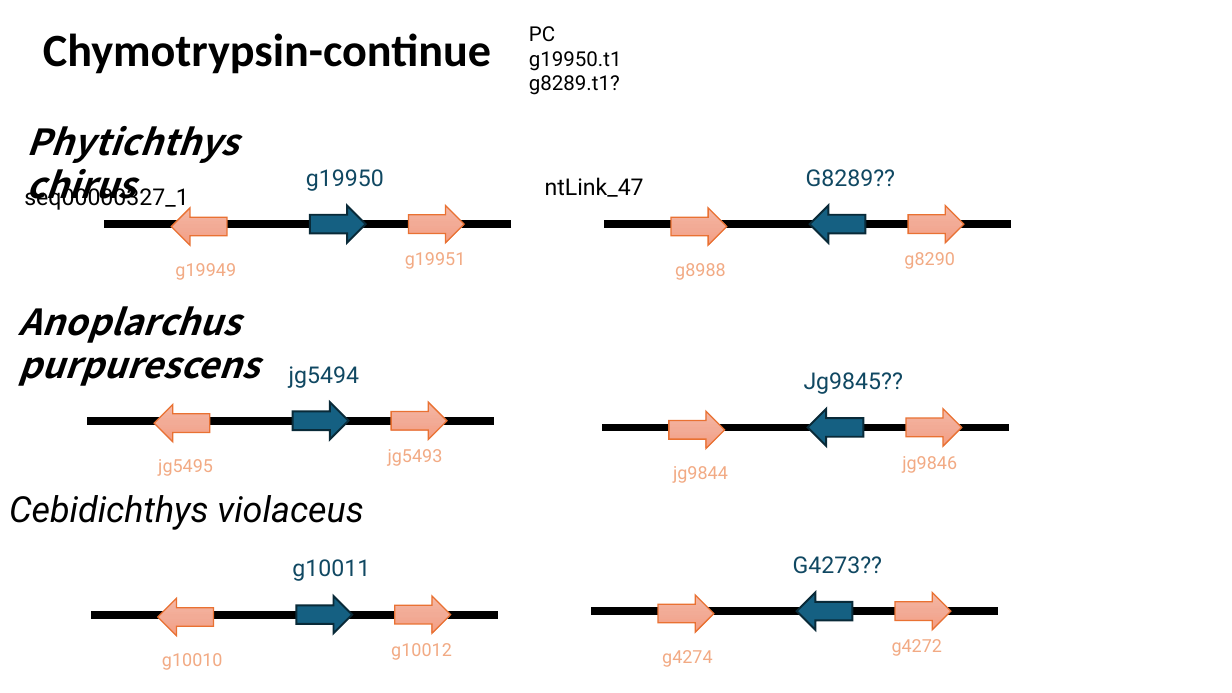
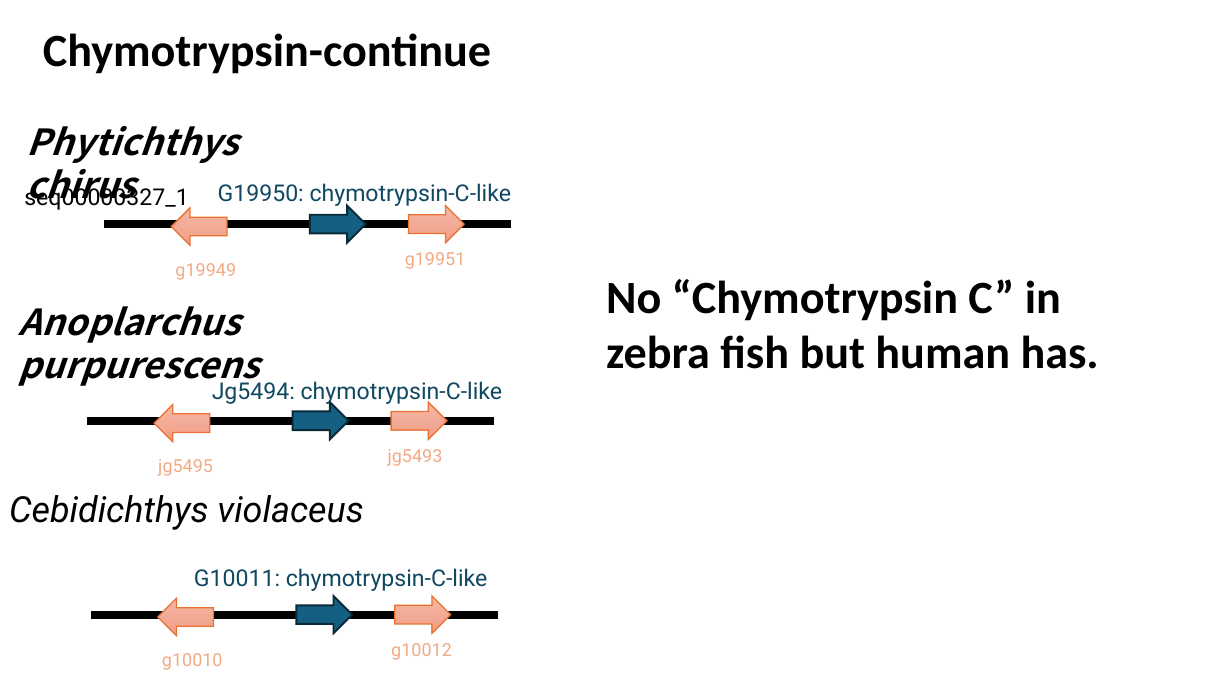
Before and after one commit to jyw-atgithub/fish-genome, a slide deck: slide 23 of synteny.pptx (slide 20 before the commit). Drawn at 1232x693 pixels with LibreOffice and Linux fonts; fonts in the diff are those of the drawing. Boxes give left, top, right and bottom in pixels: in the first picture for what was removed or moved away, otherwise in the second. Text is boxed around its words. In the diff, an @@ line names an element or a change of style, - is before the commit and + after.

```diff
--- a/synteny.pptx
+++ b/synteny.pptx
@@ text removed at box(529, 26, 622, 95) @@
-PC
-g19950.t1
-g8289.t1?
@@ text removed at box(545, 177, 644, 197) @@
-ntLink_47
@@ text removed at box(806, 169, 895, 187) @@
-G8289??
@@ text at box(218, 183, 511, 206): text changed @@
-g19950
+G19950: chymotrypsin-C-like
@@ left arrow removed at box(671, 208, 726, 245) @@
@@ left arrow removed at box(810, 205, 865, 242) @@
@@ left arrow removed at box(909, 205, 964, 242) @@
@@ line removed from (1011, 225) to (604, 225) @@
@@ text removed at box(675, 263, 726, 280) @@
-g8988
@@ text removed at box(904, 252, 955, 269) @@
-g8290
@@ text added at box(606, 279, 1099, 369), 36 pt, text #000000, bold @@
+No “Chymotrypsin C” in zebra fish but human has.
@@ text at box(212, 381, 503, 405): text changed @@
-jg5494
+Jg5494: chymotrypsin-C-like
@@ text removed at box(804, 372, 903, 394) @@
-Jg9845??
@@ left arrow removed at box(669, 411, 725, 448) @@
@@ left arrow removed at box(808, 409, 863, 445) @@
@@ left arrow removed at box(906, 409, 961, 445) @@
@@ line removed from (1009, 428) to (602, 428) @@
@@ text removed at box(673, 466, 728, 483) @@
-jg9844
@@ text removed at box(902, 456, 957, 473) @@
-jg9846
@@ text at box(194, 568, 487, 591): text changed @@
-g10011
+G10011: chymotrypsin-C-like
@@ text removed at box(793, 556, 882, 574) @@
-G4273??
@@ left arrow removed at box(658, 595, 714, 632) @@
@@ left arrow removed at box(797, 592, 852, 629) @@
@@ left arrow removed at box(896, 592, 951, 629) @@
@@ line removed from (998, 611) to (592, 611) @@
@@ text removed at box(662, 650, 713, 667) @@
-g4274
@@ text removed at box(892, 639, 943, 656) @@
-g4272
```
Also in this commit, not shown: 7 other slides changed, 4 slides added, 3 other files.
